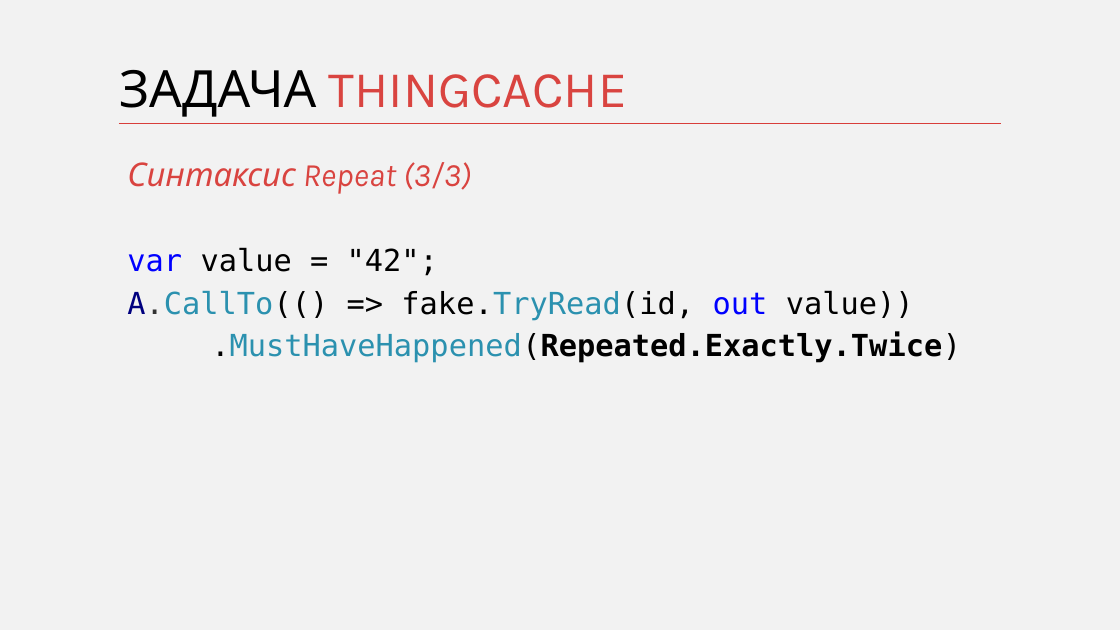
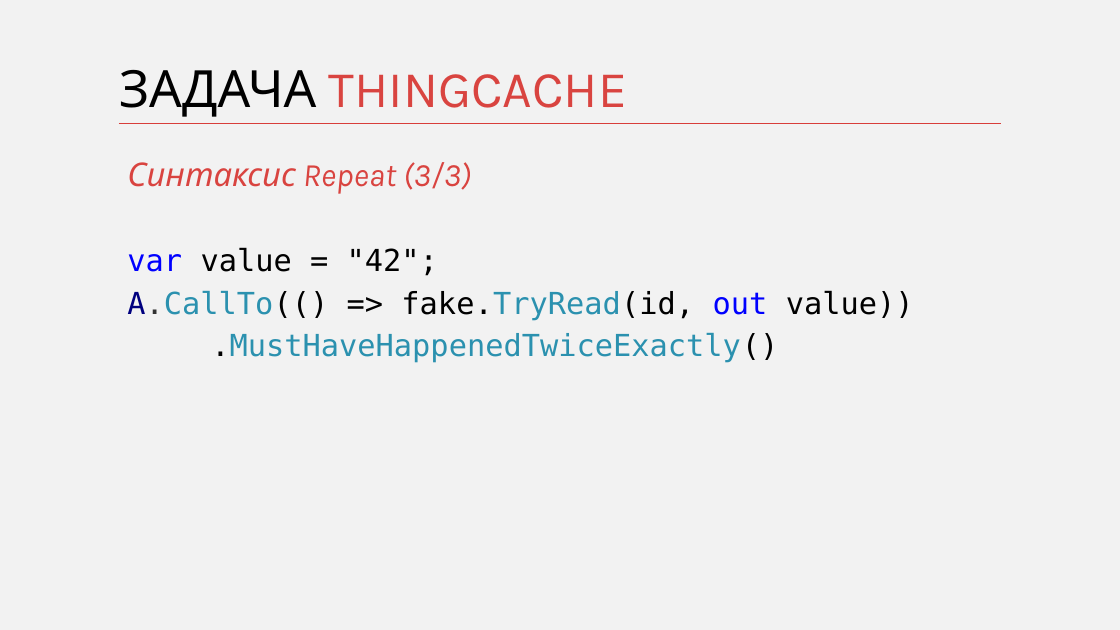
Before and after one commit to kontur-courses/mocks, a slide deck: slide 32 of mocks-for-testers.pptx. Drawn at 1120x630 pixels with LibreOffice and Linux fonts; fonts in the diff are those of the drawing. Boxes give left, top, right and bottom in pixels: in the first picture for what was removed or moved away, otherwise in the second. Text is boxed around its words. In the diff, an @@ line names an element or a change of style, - is before the commit and + after.

```diff
--- a/mocks-for-testers.pptx
+++ b/mocks-for-testers.pptx
@@ text at bbox=[211, 332, 778, 363]: text changed; text colour #000000 to #2B91AF; bold off @@
-.MustHaveHappened(Repeated.Exactly.Twice)
+.MustHaveHappenedTwiceExactly()
```
Also in this commit, not shown: 1 other file.
